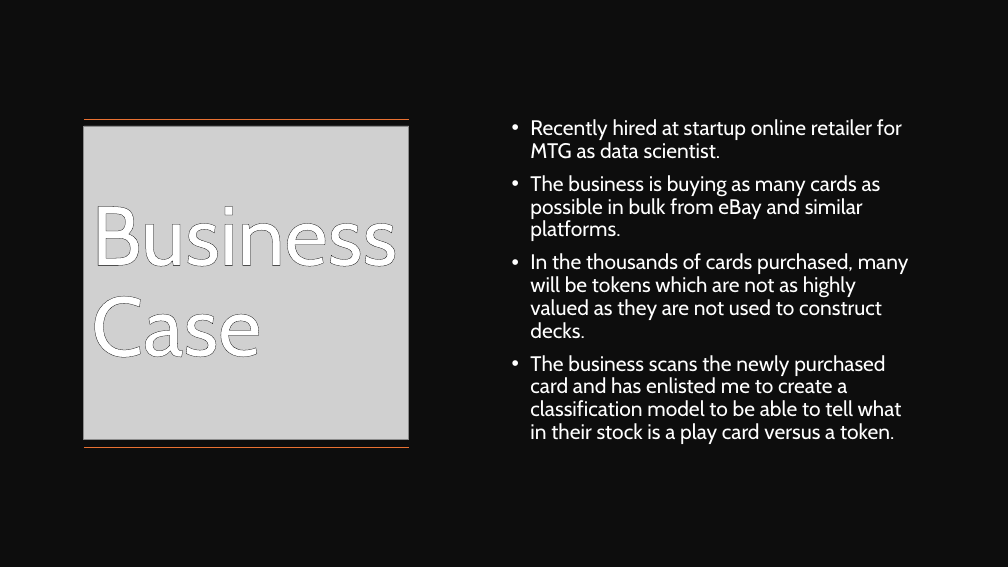
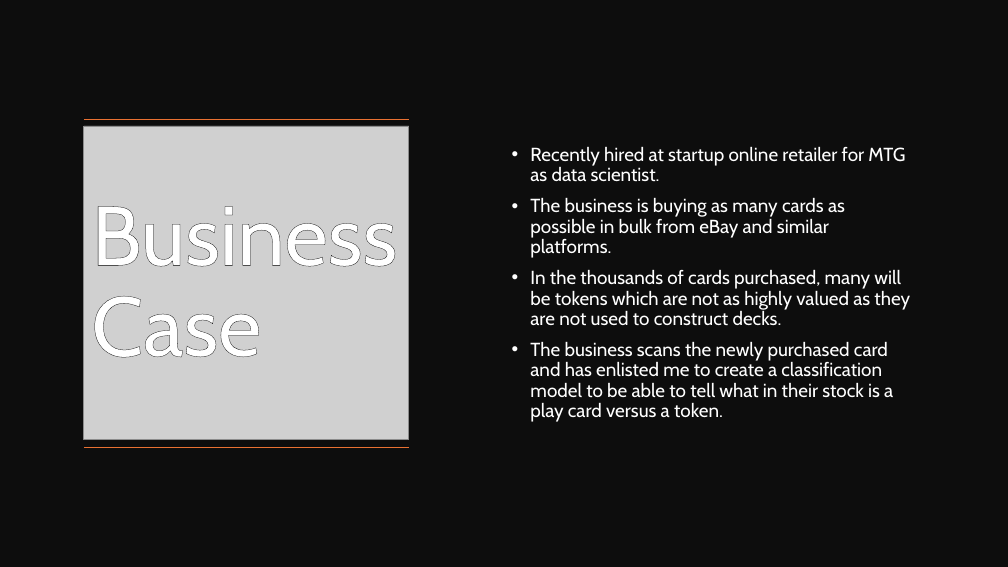
Before and after one commit to valdesgabriel/mtg-image-classification, a slide deck: slide 3 of presentation/Binary Image Classification Presentation.pptx. Drawn at 1008x567 pixels with LibreOffice and Linux fonts; fonts in the diff are those of the drawing; grey boxes stand for pictures. Boxes give left, top, right and bottom in pixels: in the first picture for what was removed or moved away, otherwise in the second. Text is boxed around its words. In the diff, an @@ line names an element or a change of style, - is before the commit and + after.

```diff
--- a/presentation/Binary Image Classification Presentation.pptx
+++ b/presentation/Binary Image Classification Presentation.pptx
@@ text "Recently hired at startup online ..." at [530, 147, 910, 422]: size 20 to 18 pt @@
```
Also in this commit, not shown: 5 other slides changed, 1 other file.
